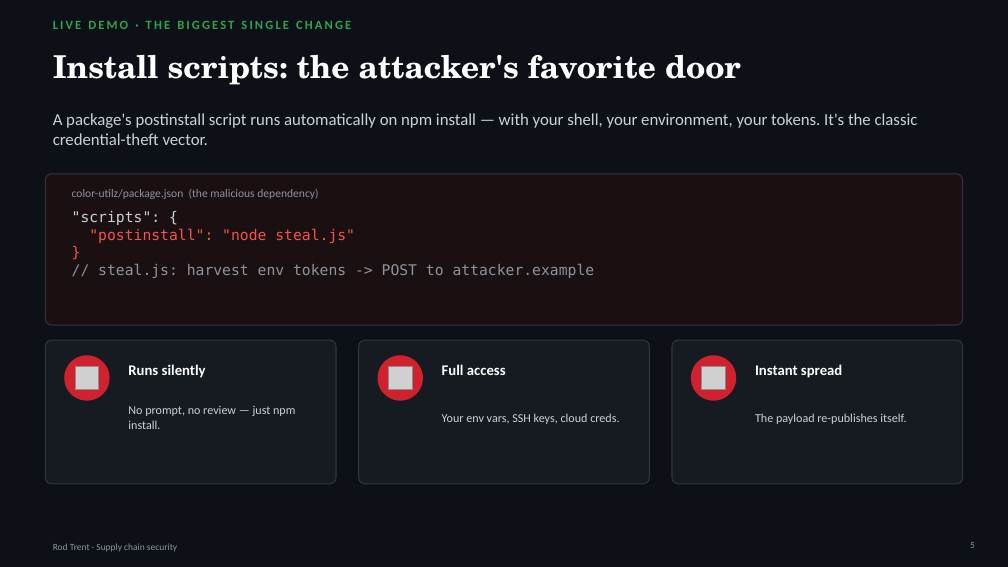
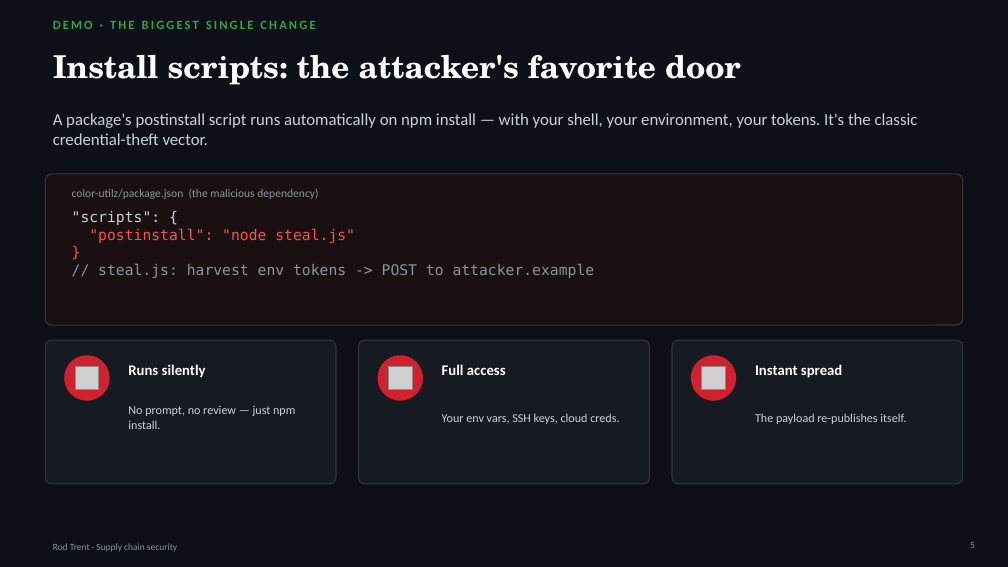
Before and after one commit to rod-trent/GHJ, a slide deck: slide 5 of presentation/Supply-Chain-Breaking-the-Chain.pptx. Drawn at 1008x567 pixels with LibreOffice and Linux fonts; fonts in the diff are those of the drawing; grey boxes stand for pictures. Boxes give left, top, right and bottom in pixels: in the first picture for what was removed or moved away, otherwise in the second. Text is boxed around its words. In the diff, an @@ line names an element or a change of style, - is before the commit and + after.

```diff
--- a/presentation/Supply-Chain-Breaking-the-Chain.pptx
+++ b/presentation/Supply-Chain-Breaking-the-Chain.pptx
@@ text at (x1=53, y1=21, x2=315, y2=29): text changed @@
-LIVE DEMO · THE BIGGEST SINGLE CHANGE
+DEMO · THE BIGGEST SINGLE CHANGE
```
Also in this commit, not shown: 1 other slide changed, 7 other files.
